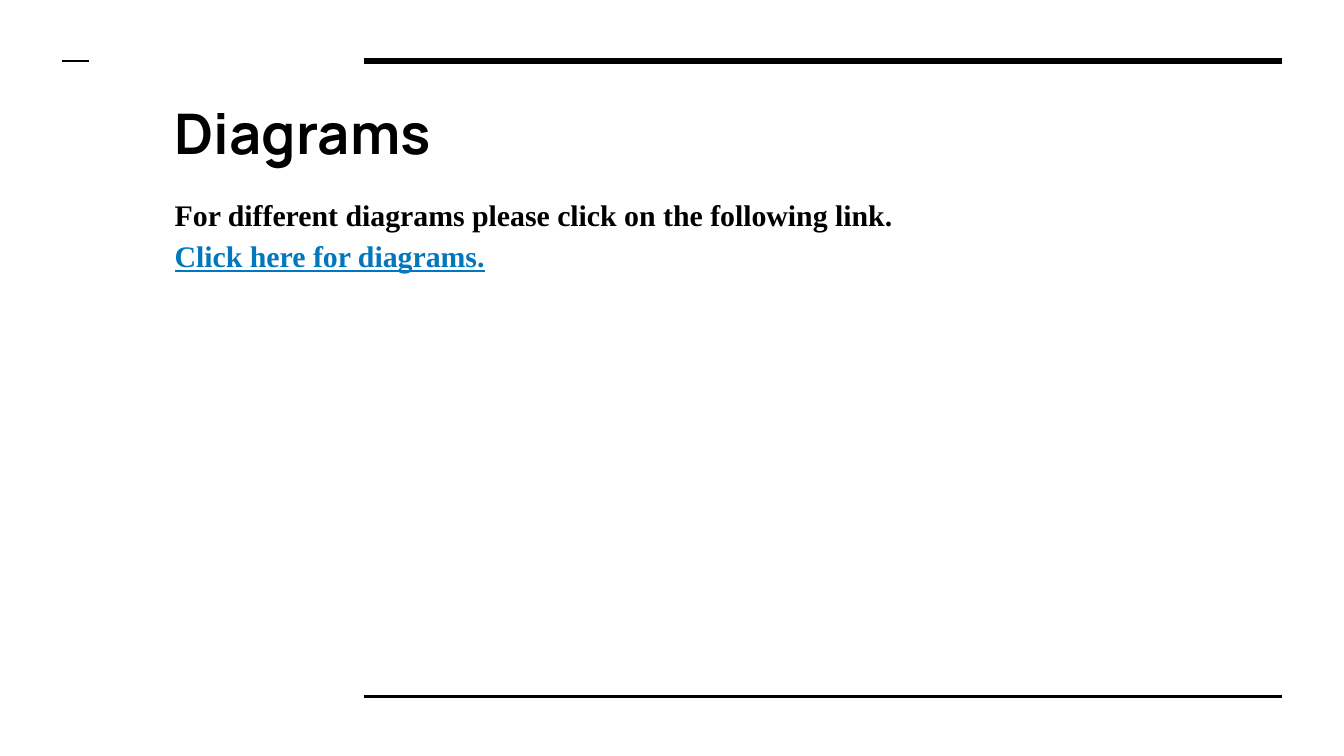
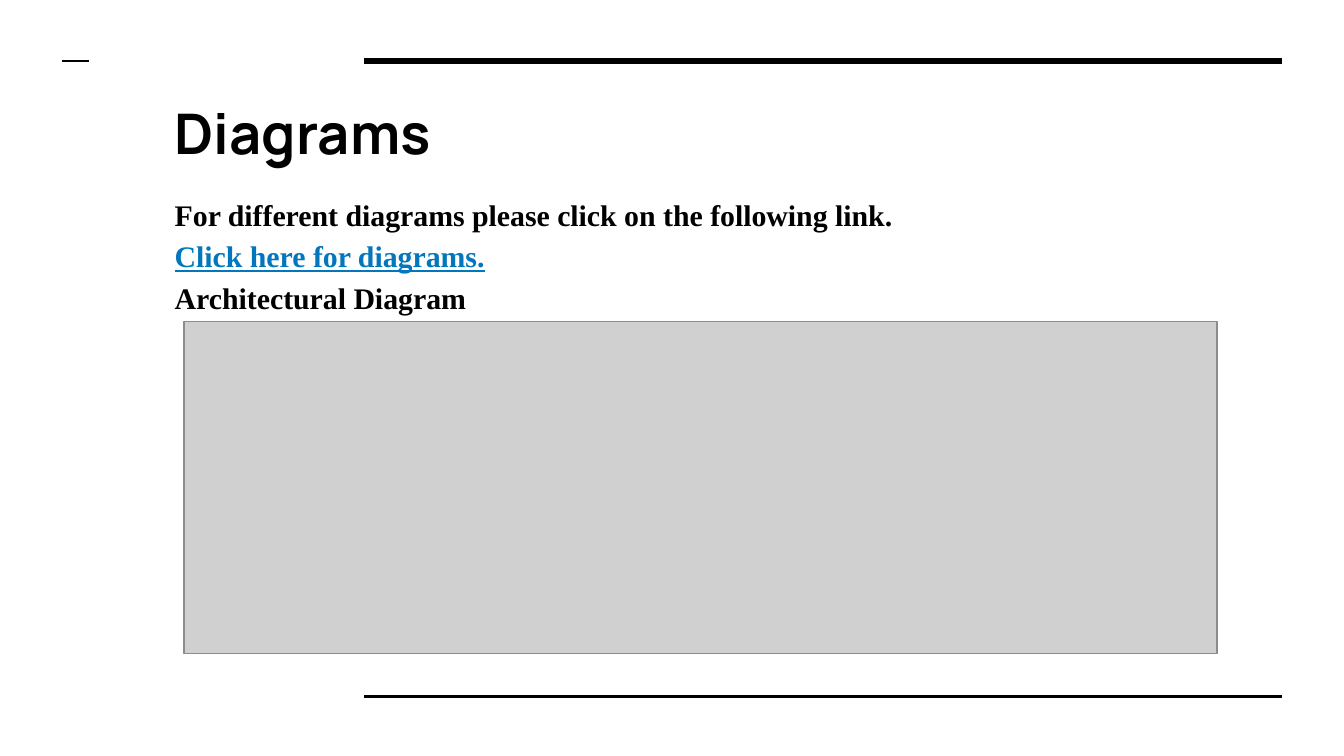
Before and after one commit to meetb007/kissan-bandhu, a slide deck: slide 9 of documents/kisaan Bandhu.pptx (slide 8 before the commit). Drawn at 1344x756 pixels with LibreOffice and Linux fonts; fonts in the diff are those of the drawing; grey boxes stand for pictures. Boxes give left, top, right and bottom in pixels: in the first picture for what was removed or moved away, otherwise in the second. Text is boxed around its words. In the diff, an @@ line names an element or a change of style, - is before the commit and + after.

```diff
--- a/documents/kisaan Bandhu.pptx
+++ b/documents/kisaan Bandhu.pptx
@@ text at <box>175,288,466,314</box>: paragraph added @@
+Architectural Diagram
@@ picture added at <box>184,321,1216,653</box> @@
```
Also in this commit, not shown: 7 other slides changed, 13 slides added, 6 other files.
